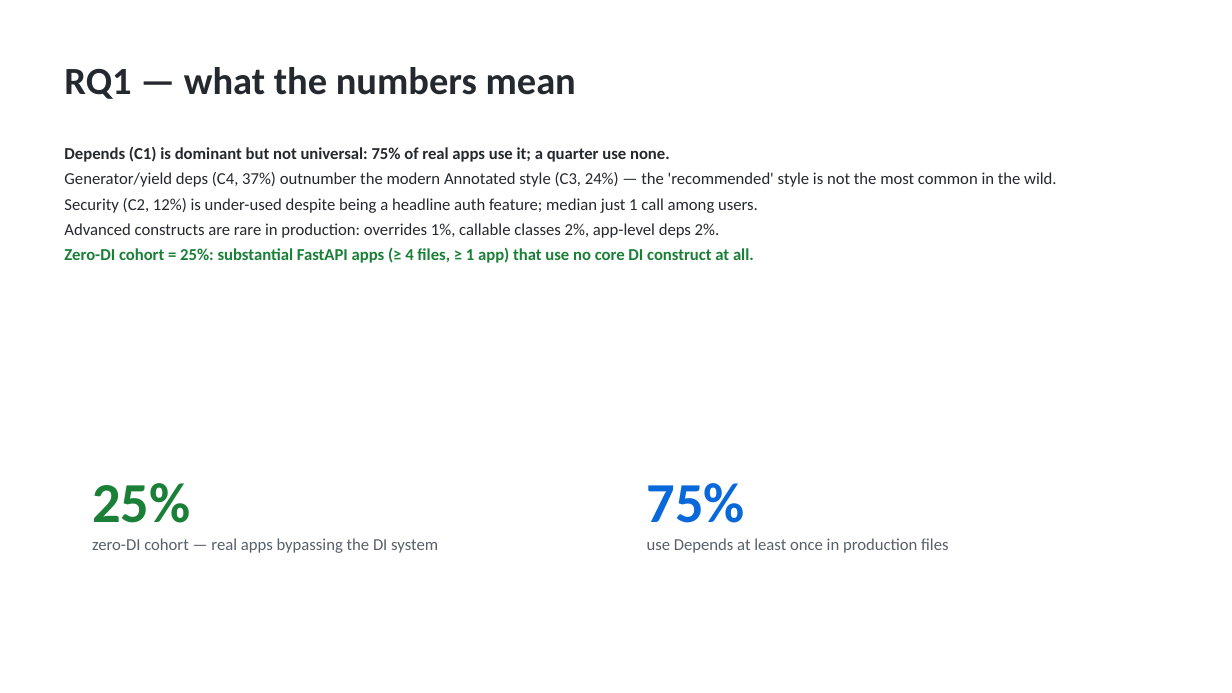
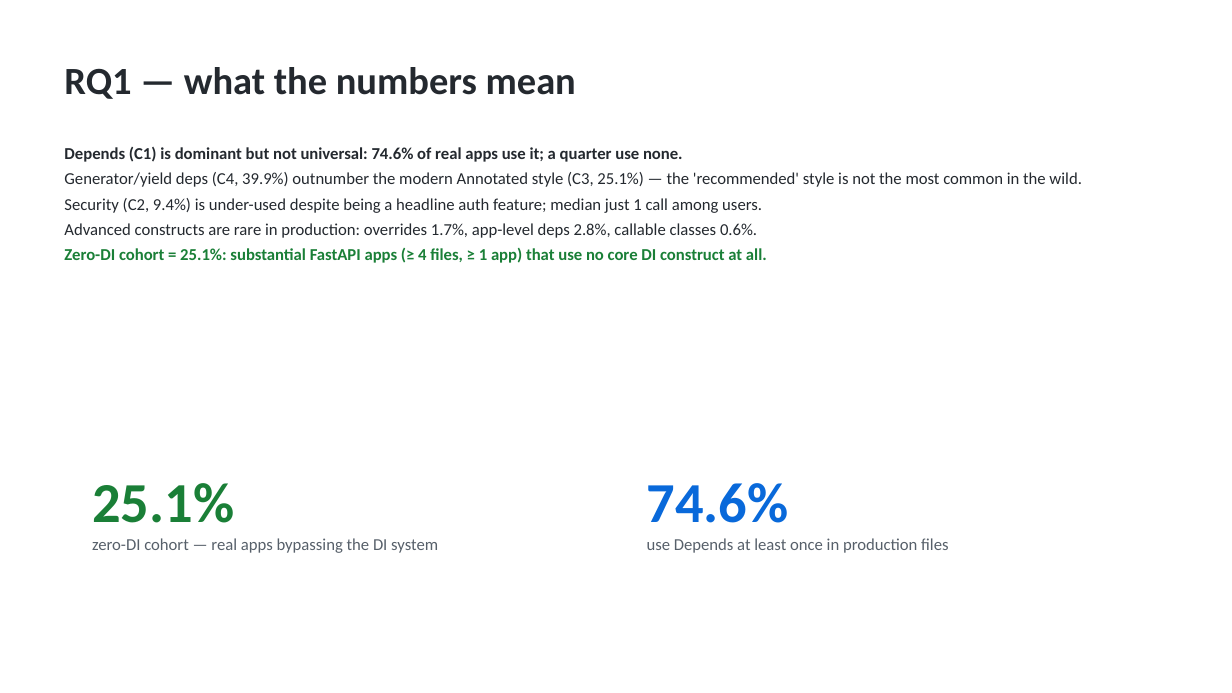
Before and after one commit to codeCrack-01/fastapi-di-empirical-study, a slide deck: slide 12 of analysis/out/fastapi_di_presentation.pptx. Drawn at 1232x693 pixels with LibreOffice and Linux fonts; fonts in the diff are those of the drawing. Boxes give left, top, right and bottom in pixels: in the first picture for what was removed or moved away, otherwise in the second. Text is boxed around its words. In the diff, an @@ line names an element or a change of style, - is before the commit and + after.

```diff
--- a/analysis/out/fastapi_di_presentation.pptx
+++ b/analysis/out/fastapi_di_presentation.pptx
@@ text at <box>64,147,1081,263</box>: text changed @@
-Depends (C1) is dominant but not universal: 75% of real apps use it; a quarter use none.
-Generator/yield deps (C4, 37%) outnumber the modern Annotated style (C3, 24%) — the 'recommended' style is not the most common in the wild.
-Security (C2, 12%) is under-used despite being a headline auth feature; median just 1 call among users.
-Advanced constructs are rare in production: overrides 1%, callable classes 2%, app-level deps 2%.
-Zero-DI cohort = 25%: substantial FastAPI apps (≥ 4 files, ≥ 1 app) that use no core DI construct at all.
+Depends (C1) is dominant but not universal: 74.6% of real apps use it; a quarter use none.
+Generator/yield deps (C4, 39.9%) outnumber the modern Annotated style (C3, 25.1%) — the 'recommended' style is not the most common in the wild.
+Security (C2, 9.4%) is under-used despite being a headline auth feature; median just 1 call among users.
+Advanced constructs are rare in production: overrides 1.7%, app-level deps 2.8%, callable classes 0.6%.
+Zero-DI cohort = 25.1%: substantial FastAPI apps (≥ 4 files, ≥ 1 app) that use no core DI construct at all.
@@ text at <box>92,483,234,523</box>: text changed @@
-25%
+25.1%
@@ text at <box>647,483,789,523</box>: text changed @@
-75%
+74.6%
```
Also in this commit, not shown: 8 other slides changed, 10 other files.
